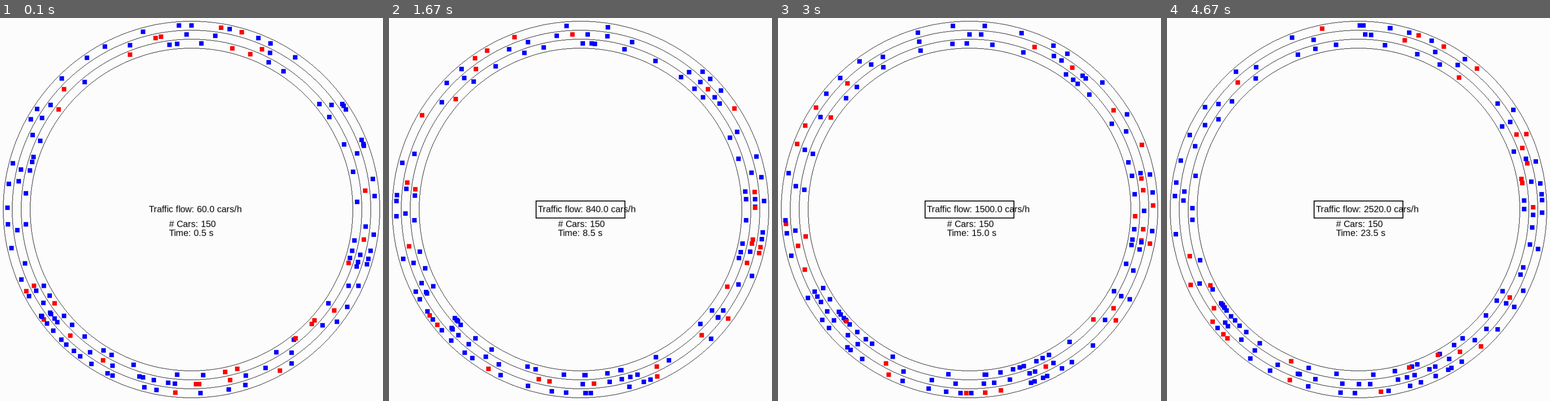
Above: before the commit, frames 1-4 (left to right).
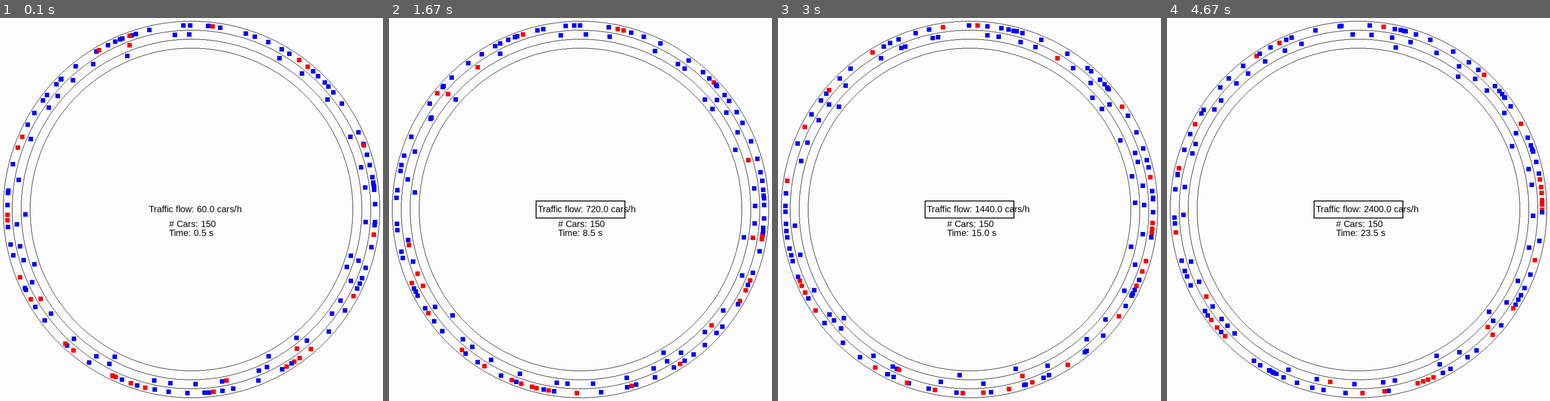
Above: after the commit, the same moments.

Repository: atonderski/TrafficMadness
Game: pygame game, started from traffic_madness/main.py
Two runs of this game, one before a commit and one after it. Both use one fixed random seed, a clock stepped at 60 frames per second and the inputs below.
Inputs:
- Up to frame 1 (0.1 s): no input
- Up to frame 2 (1.67 s): no input
- Up to frame 3 (3 s): no input
- Up to frame 4 (4.67 s): no input

The runs differ from the first frame. In frame 1, 4.0% of the frame differs, in the area x 1-99%, y 1-99%; in frame 2, 4.0%; in frame 3, 4.0%; in frame 4, 4.0%.

Commit message:
Add option to make cars nice
Right now all cars are spawned as nice cars, will need to expose
some sort of option to the config later

Diff:
--- a/traffic_madness/car/__init__.py
+++ b/traffic_madness/car/__init__.py
@@ -1,11 +1,10 @@
-import random
-
 from traffic_madness.config import Config
 
 
 class Car:
-    def __init__(self, position, velocity, lane=0, delay_buffer_length=0):
+    def __init__(self, position, velocity, lane=0, nice=False):
         config = Config()
+        self.nice = nice
         self.delay_buffer_length = config.delay_buffer_length
         self.timestep = config.timestep
         self.safetymultiplier = config.safetymultiplier
--- a/traffic_madness/car/aggressive_car.py
+++ b/traffic_madness/car/aggressive_car.py
@@ -1,11 +1,11 @@
-from traffic_madness.car import Car
 from traffic_madness.config import Config
 from traffic_madness.car.lane_switching_car import LaneSwitchingCar
 
+
 class AggressiveCar(LaneSwitchingCar):
-    def __init__(self, position, velocity, lane):
+    def __init__(self, position, velocity, lane, nice):
         config = Config()
-        super().__init__(position, velocity, lane)
+        super().__init__(position, velocity, lane, nice)
         self.acceleration *= config.aggressiveness
         self.deceleration *= config.aggressiveness
         self.safetymultiplier /= config.aggressiveness
@@ -14,7 +14,6 @@
 
     def update(self, target_speed, nearby_cars):
         config = Config()
-        distances = []  # Stores distances of neighbours
         # Cannot set to 0, else cars never brake
         target_speed *= config.aggressiveness
 
--- a/traffic_madness/car/lane_switching_car.py
+++ b/traffic_madness/car/lane_switching_car.py
@@ -14,12 +14,19 @@
         if dist_to_car_in_front < safety_distance:
             switched = self.attempt_lane_shift(target_speed,
                                                nearby_cars,
-                                               safety_distance)
+                                               safety_distance,
+                                               allow_right=not self.nice)
         elif abs(dist_to_car_in_back) < safety_distance:
             switched = self.attempt_lane_shift(target_speed,
                                                nearby_cars,
                                                safety_distance,
-                                               prefer_right=True)
+                                               prefer_right=True,
+                                               allow_left=not self.nice)
+        elif self.nice:
+            switched = self.attempt_lane_shift(target_speed,
+                                               nearby_cars,
+                                               safety_distance,
+                                               allow_left=False)
 
         # Update distances if we switched lanes
         if switched:
@@ -45,21 +52,22 @@
 
         assert self.velocity >= 0
 
-
-
     def update_position(self, car_in_front_position):
         """ Updates the position of the car. If it reaches the
             position of the car in front, the cars collide.
             Passing not allowed except for lane switching."""
         proposed_position = self.position + self.velocity * self.timestep
-        # TODO(CHANGE THIS DANIEL): This should not be - own length, send car instead
+        # TODO(CHANGE THIS DANIEL): This should not be - own length,
+        # send car instead
         crash_position = car_in_front_position - self.length
-        if proposed_position > crash_position and self.position > crash_position:
+        if proposed_position > crash_position and self.position > \
+            crash_position:
             # We stay at the same spot until car in front moves
             self.velocity = 0
-        elif proposed_position > car_in_front_position and self.position < crash_position:
-           self.position = crash_position
-           self.velocity = 0
+        elif proposed_position > car_in_front_position and self.position < \
+            crash_position:
+            self.position = crash_position
+            self.velocity = 0
         else:
             self.position = proposed_position
 
@@ -75,10 +83,11 @@
         return dist_to_car_in_front, dist_to_car_in_back
 
     def attempt_lane_shift(self, target_speed, nearby_cars, safety_distance,
-                           prefer_right=True):
+                           prefer_right=True, allow_left=True,
+                           allow_right=True):
         # Check lane shift
         allowed_lanes = []
-        if self.lane < len(nearby_cars) - 1:
+        if allow_left and self.lane < len(nearby_cars) - 1:
             allowed_lanes.append(self.lane + 1)
         if self.lane > 0:
             allowed_lanes.append(self.lane - 1)
--- a/traffic_madness/car/passive_car.py
+++ b/traffic_madness/car/passive_car.py
@@ -1,11 +1,11 @@
-from traffic_madness.car import Car
+from traffic_madness.car.lane_switching_car import LaneSwitchingCar
 from traffic_madness.config import Config
-from traffic_madness.car.lane_switching_car import LaneSwitchingCar
+
 
 class PassiveCar(LaneSwitchingCar):
-    def __init__(self, position, velocity, lane):
+    def __init__(self, position, velocity, lane, nice):
         config = Config()
-        super().__init__(position, velocity, lane)
+        super().__init__(position, velocity, lane, nice)
         self.acceleration *= config.passiveness
         self.deceleration *= config.passiveness
         self.safetymultiplier /= config.passiveness
@@ -13,8 +13,6 @@
 
     def update(self, target_speed, nearby_cars):
         config = Config()
-        distances = []  # Stores distances of neighbours
-        # Cannot set to 0, else cars never brake
         target_speed *= config.passiveness
 
         super().update(target_speed, nearby_cars)
--- a/traffic_madness/track/multi_lane_track.py
+++ b/traffic_madness/track/multi_lane_track.py
@@ -1,13 +1,12 @@
-from copy import deepcopy
+import numpy as np
 
+from traffic_madness.car.aggressive_car import AggressiveCar
 from traffic_madness.car.lane_switching_car import LaneSwitchingCar
-from traffic_madness.car.aggressive_car import AggressiveCar
 from traffic_madness.car.passive_car import PassiveCar
-from traffic_madness.car.simple_car import SimpleCar
+from traffic_madness.config import Config
 from traffic_madness.track import Track
 from traffic_madness.track.trackbucket import TrackBucket
-from traffic_madness.config import Config
-import numpy as np
+
 
 class MultiLaneTrack(Track):
     def __init__(self, speed_limit, track_length, num_lanes, max_num_cars):
@@ -72,20 +71,27 @@
         #                                velocity=self.speed_limit,
         #                                lane=lane)
 
-        # Spawn cars at random position, fills track faster and does not produce a biased
+        # Spawn cars at random position, fills track faster and does not
+        # produce a biased
         # congestion.
         if random_nbr < config.aggressives:
-            new_car = AggressiveCar(position=np.random.uniform(0.0, config.track_length),
-                                   velocity=self.speed_limit,
-                                   lane=lane)
+            new_car = AggressiveCar(
+                position=np.random.uniform(0.0, config.track_length),
+                velocity=self.speed_limit,
+                lane=lane,
+                nice=True)
         elif random_nbr < config.aggressives + config.passives:
-            new_car = PassiveCar(position=np.random.uniform(0.0, config.track_length),
-                                   velocity=self.speed_limit,
-                                   lane=lane)
+            new_car = PassiveCar(
+                position=np.random.uniform(0.0, config.track_length),
+                velocity=self.speed_limit,
+                lane=lane,
+                nice=True)
         else:
-            new_car = LaneSwitchingCar(position=np.random.uniform(0.0, config.track_length),
-                                       velocity=self.speed_limit,
-                                       lane=lane)
+            new_car = LaneSwitchingCar(
+                position=np.random.uniform(0.0, config.track_length),
+                velocity=self.speed_limit,
+                lane=lane,
+                nice=True)
         self.cars.add_car(new_car)
 
     def try_to_spawn_car(self):
Not shown, changed: Pipfile
Not shown, changed: Pipfile.lock
